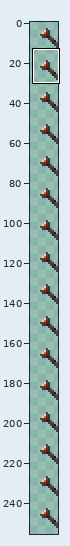
Sprite sheet -- default/default_torch_animated.png. The picture above shows the old version from afar; the outline marks the close-up.
Close-up. Before:
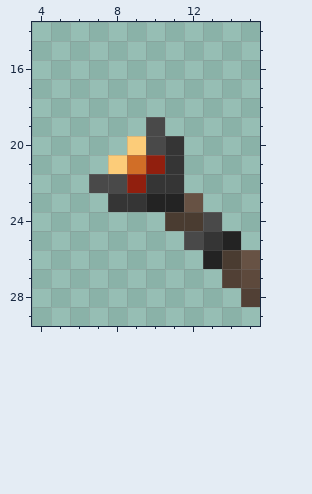
The file is 16x256 pixels. Colours within 5 levels of each other are drawn and written as one. Shown: x 4..15, y 14..29. The wide view leaves out empty margins. The commit also changed other parts of the picture, which this record leaves out.
After:
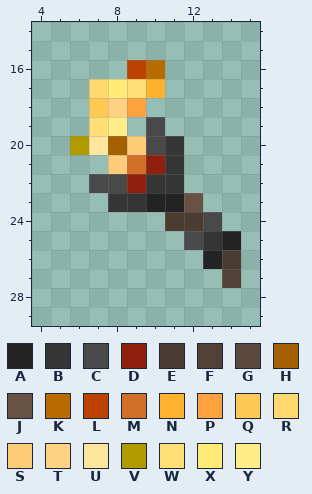
Palette (. is transparent): A #232323  B #353535  C #494949  D #911f0e  E #4a3c31  F #514035  G #5d493c  H #a46100  J #675244  K #b86c00  L #bb4200  M #d16e27  N #ffb22e  P #ffa13f  Q #ffc955  R #ffd96d  S #fccc79  T #ffd182  U #ffe69e  V #b19900  W #ffdf75  X #ffeb75  Y #ffee87
Changes in this commit:
@@ x 4..15 @@
 15 ............
-16 ............
-17 ............
-18 ............
-19 ......C.....
-20 .....SCB....
+16 .....LK.....
+17 ...RXWN.....
+18 ...QTP......
+19 ...WY.C.....
+20 ..VUHSCB....
 21 ....SMDB....
@@ x 13..15 @@
 25 BA.
-26 AEJ
-27 .FG
-28 ..F
+26 AE.
+27 .F.
+28 ...
 29 ...
Where, in picture pixels (left, top, right, bottom), the same in both close-ups:
added: (70, 60, 165, 155)
erased: (241, 250, 260, 307)
